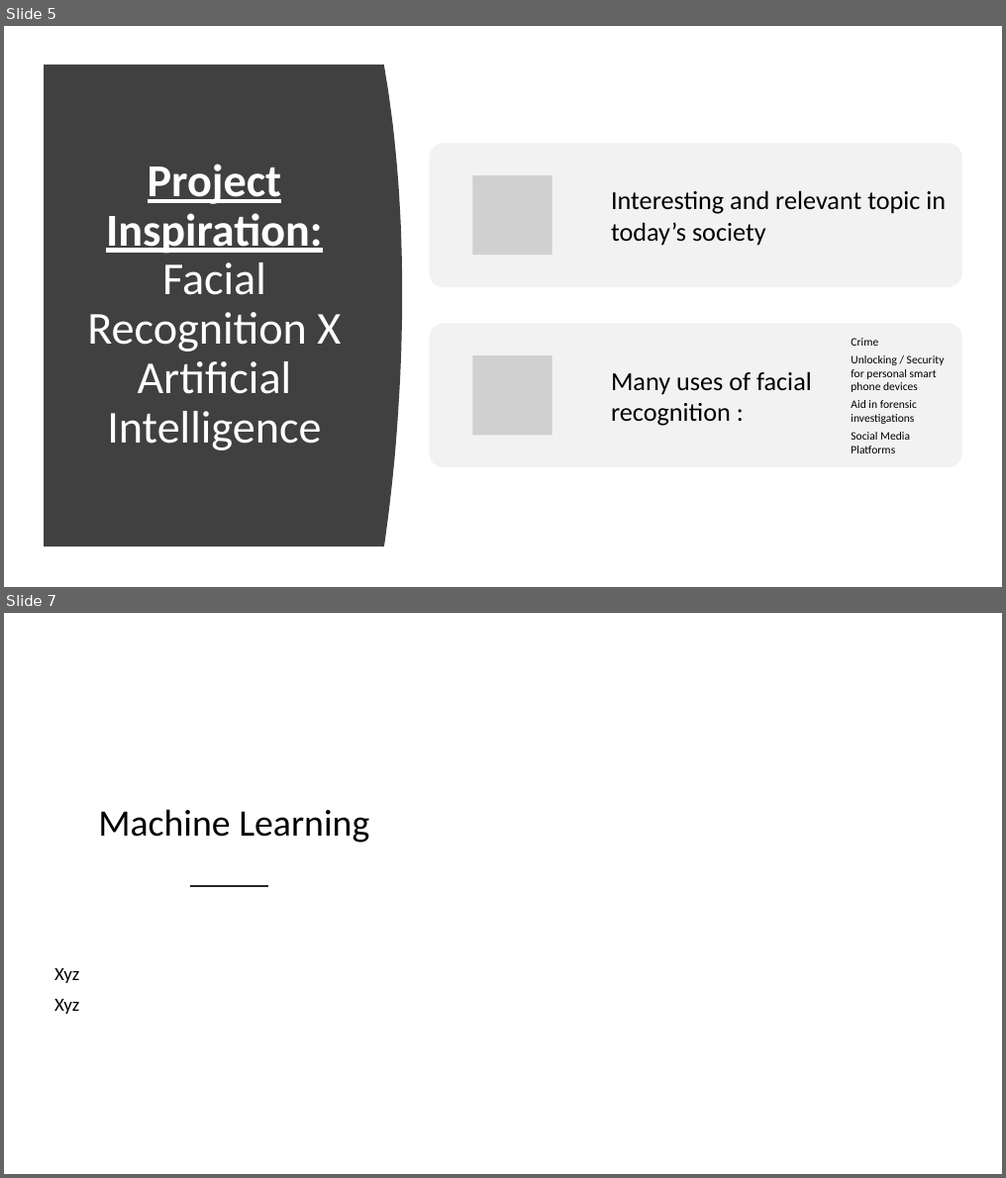
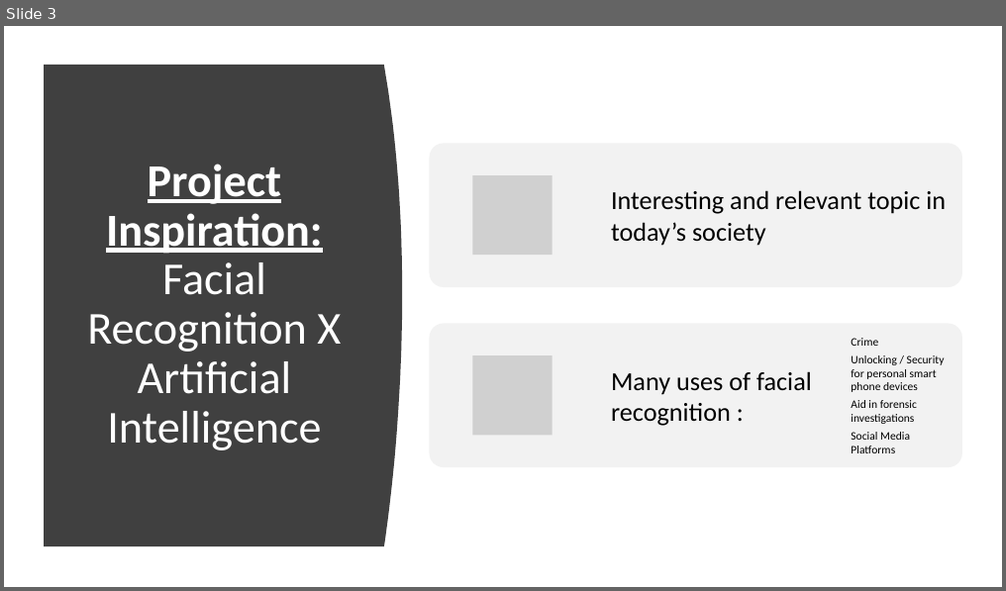
Before and after one commit to jcrossru/EndGame, a slide deck: Face Recognition_Final Project.pptx. Shown one above the other, each under a label of ours: slides 5 and 7 before the commit, slide 3 after it; the slides between them are not shown. The pictures are 1006x1178 and 1006x591 pixels, drawn with LibreOffice and Linux fonts; fonts in the diff are those of the drawing; grey boxes stand for pictures; background and template pictures are left out. Boxes give left, top, right and bottom in pixels: in the first picture for what was removed or moved away, otherwise in the second. Text is boxed around its words. In the diff, an @@ line names an element or a change of style, - is before the commit and + after.

```diff
--- a/Face Recognition_Final Project.pptx
+++ b/Face Recognition_Final Project.pptx
@@ slide 7 removed at (x1=4, y1=613, x2=1002, y2=1174), background picture (left out) @@
@@ freeform shape removed at (x1=4, y1=694, x2=497, y2=1174) @@
@@ title removed at (x1=98, y1=809, x2=369, y2=843) @@
-Machine Learning
@@ line removed from (191, 886) to (267, 886) @@
@@ text removed at (x1=54, y1=968, x2=79, y2=1014) @@
-Xyz
-Xyz
@@ what was slide 5 is now slide 3 @@
```
Also in this commit, not shown: 5 slides changed, 1 slide added, 2 other slides removed, 1 other file.
